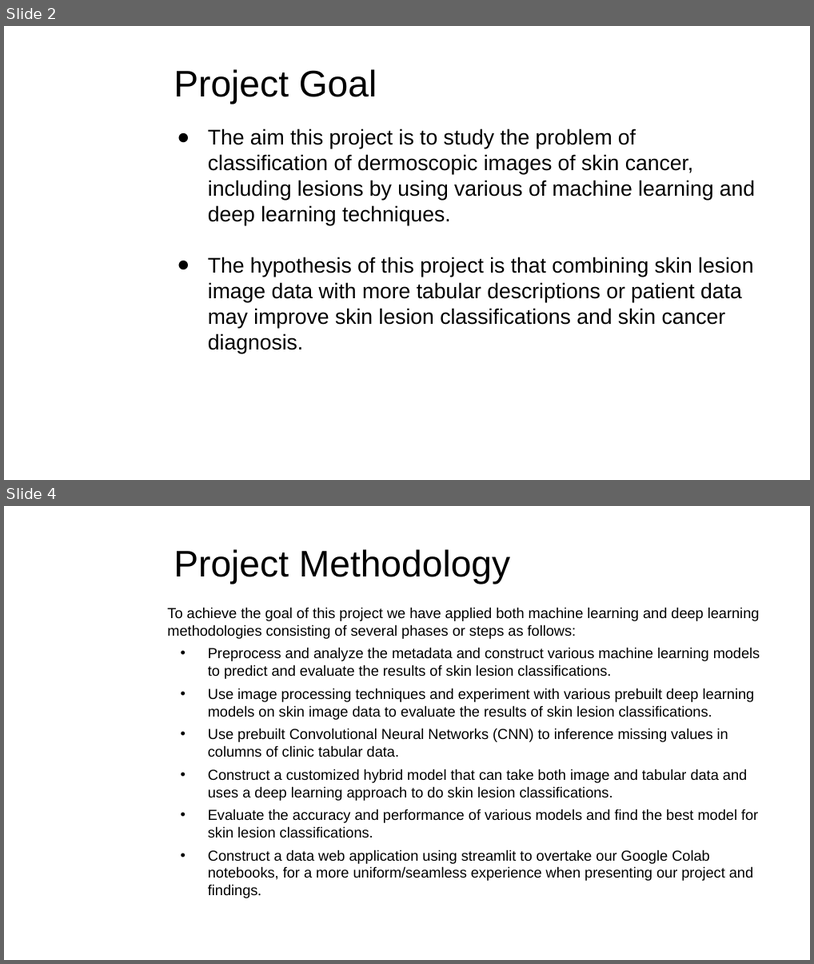
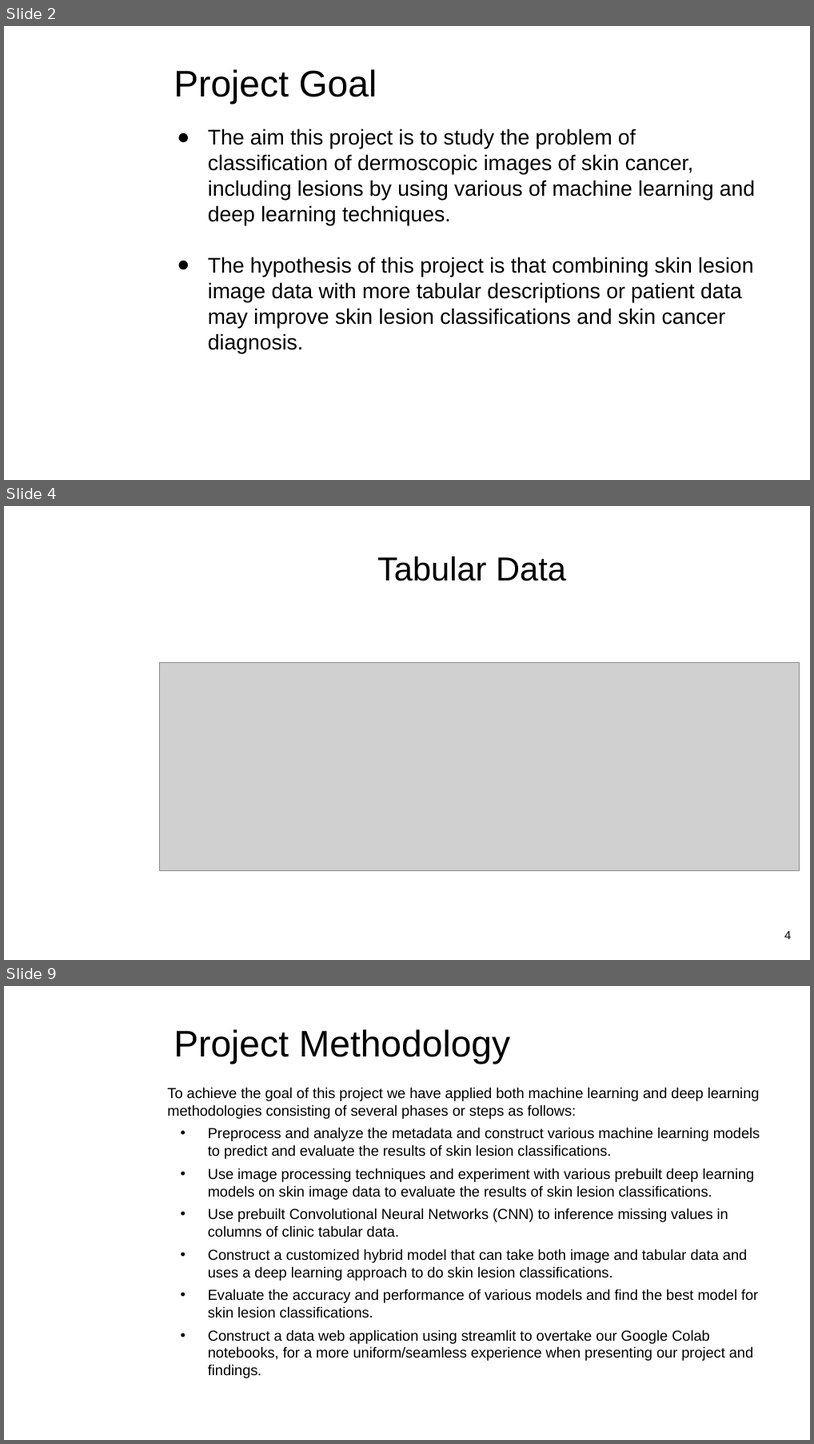
Before and after one commit to yunpengliDataScience/Skin_Cancer_ML_DL, a slide deck: Progress/Phase3/DATA_606_PhaseIII_Final.pptx. Shown one above the other, each under a label of ours: slides 2 and 4 before the commit, slides 2, 4 and 9 after it; the slides between them are not shown. The pictures are 814x964 and 814x1444 pixels, drawn with LibreOffice and Linux fonts; fonts in the diff are those of the drawing; grey boxes stand for pictures; background and template pictures are left out. Boxes give left, top, right and bottom in pixels: in the first picture for what was removed or moved away, otherwise in the second. Text is boxed around its words. In the diff, an @@ line names an element or a change of style, - is before the commit and + after.

```diff
--- a/Progress/Phase3/DATA_606_PhaseIII_Final.pptx
+++ b/Progress/Phase3/DATA_606_PhaseIII_Final.pptx
@@ slide 4 added at bbox=[4, 506, 810, 960], background picture (left out) @@
@@ title added at bbox=[378, 556, 566, 581], 29.7 pt, text #000000 @@
+Tabular Data
@@ picture added at bbox=[160, 663, 799, 871] @@
@@ page number added at bbox=[785, 931, 791, 939], 10.5 pt, text #000000 @@
+4
@@ what was slide 4 is now slide 9 @@
```
Also in this commit, not shown: 3 slides changed, 5 other slides added.
